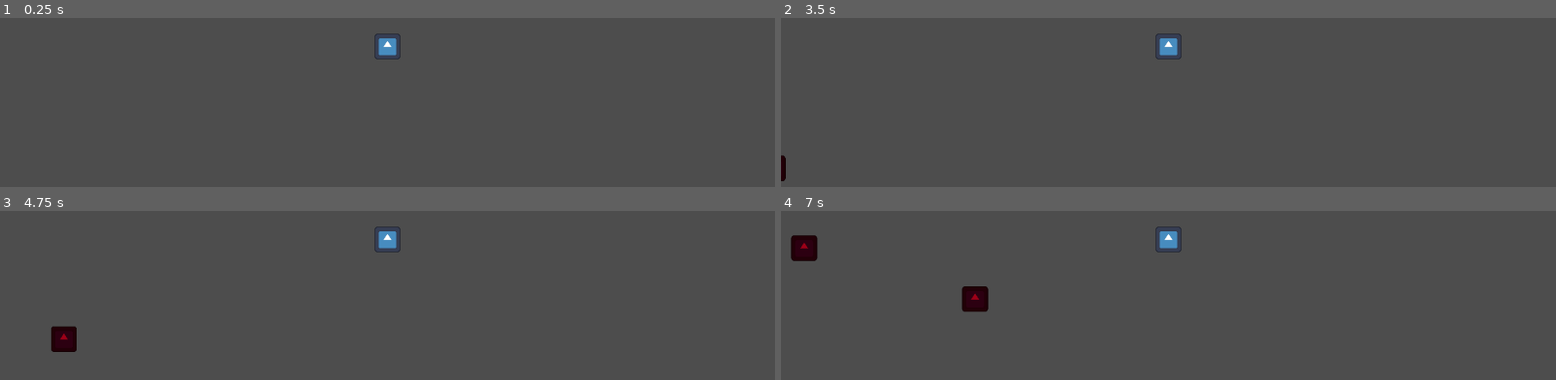
Above: before the commit, frames 1-4 (two rows, left to right).
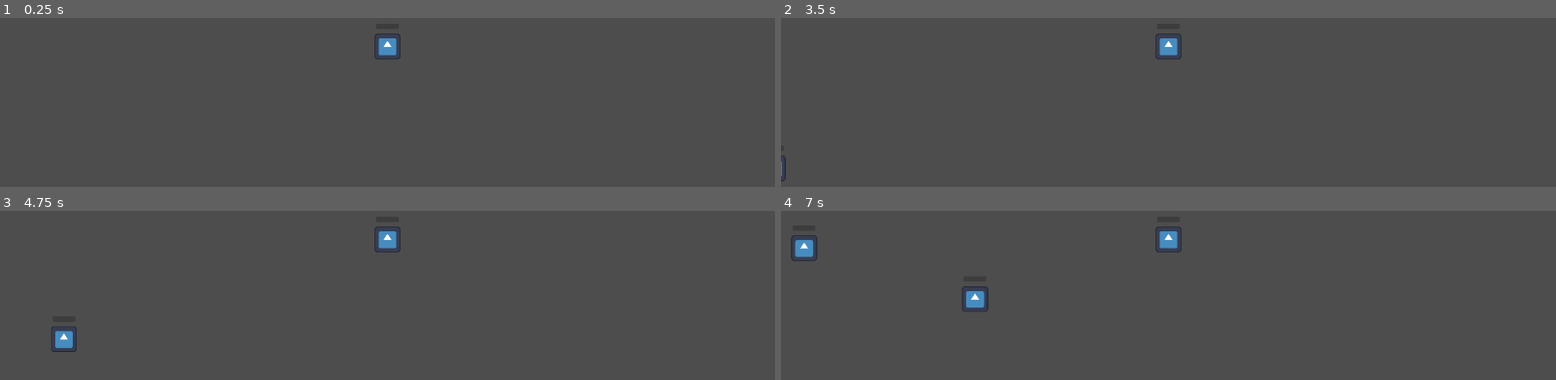
Above: after the commit, the same moments.

Repository: cosmincreato/mds
Game: Godot game, scene res://scenes/main_scene.tscn
Same seed, same stepped clock (60 frames per second), same inputs: the game is played once before the commit and once after it. The engine's default icon, where the game draws it, is replaced by a stand-in: a white triangle on a blue panel in a dark square.
Inputs:
- Up to frame 1 (0.25 s): no input
- Up to frame 2 (3.5 s): tap Enter at 0.5, 2 s; tap Space at 1.25, 2.75 s
- Up to frame 3 (4.75 s): tap Enter at 3.5 s
- Up to frame 4 (7 s): no input

The runs differ from the first frame. In frame 2, less than 0.1% of the frame differs, in the area x 0-1%, y 81-97%; in frame 3, 0.5%; in frame 4, 1.0%, in the area x 1-27%, y 14-60%.

Commit message:
healthbar

Diff:
--- a/scenes/base.tscn
+++ b/scenes/base.tscn
@@ -15,6 +15,8 @@
 texture = ExtResource("1_pvqg0")
 
 [node name="HealthBar" parent="." instance=ExtResource("2_baglu")]
+offset_top = -100.0
+offset_bottom = -100.0
 
 [node name="Area2D" type="Area2D" parent="."]
 script = ExtResource("4_h5ip5")
@@ -24,4 +26,5 @@
 scale = Vector2(1.1, 1.1)
 shape = SubResource("RectangleShape2D_t45w4")
 
+[connection signal="damage_taken" from="HealthBar" to="." method="_on_health_bar_damage_taken"]
 [connection signal="body_entered" from="Area2D" to="Area2D" method="_on_area_2d_body_entered"]
--- a/scenes/enemy.tscn
+++ b/scenes/enemy.tscn
@@ -9,7 +9,6 @@
 [sub_resource type="RectangleShape2D" id="RectangleShape2D_5uy6h"]
 
 [node name="Enemy" type="Node2D" groups=["enemies"]]
-modulate = Color(0.616149, 0, 0.0920914, 1)
 script = ExtResource("1_5uy6h")
 
 [node name="CharacterBody2D" type="CharacterBody2D" parent="."]
@@ -22,6 +21,11 @@
 scale = Vector2(6.5, 6.5)
 shape = SubResource("RectangleShape2D_5uy6h")
 
-[node name="HealthBar" parent="." instance=ExtResource("2_4ra3w")]
+[node name="HealthBar" parent="CharacterBody2D" instance=ExtResource("2_4ra3w")]
+offset_top = -100.0
+offset_bottom = -100.0
 
 [node name="Attack" parent="." instance=ExtResource("5_c4w8v")]
+
+[connection signal="damage_taken" from="CharacterBody2D/HealthBar" to="." method="_on_health_bar_damage_taken"]
+[connection signal="died" from="CharacterBody2D/HealthBar" to="." method="_on_health_bar_died"]
--- a/scenes/health_bar.tscn
+++ b/scenes/health_bar.tscn
@@ -1,6 +1,22 @@
-[gd_scene load_steps=2 format=3 uid="uid://dwkjaugy7ph2v"]
+[gd_scene load_steps=4 format=3 uid="uid://dwkjaugy7ph2v"]
 
 [ext_resource type="Script" uid="uid://cuiiigmkwokve" path="res://scripts/health_component.gd" id="1_m7ell"]
+[ext_resource type="Script" uid="uid://uoa5oljqppdq" path="res://scripts/progress_bar.gd" id="2_y3kqx"]
 
-[node name="HealthBar" type="Node"]
+[sub_resource type="Theme" id="Theme_y3kqx"]
+
+[node name="HealthBar" type="Control"]
+layout_mode = 3
+anchors_preset = 0
 script = ExtResource("1_m7ell")
+
+[node name="ProgressBar" type="ProgressBar" parent="."]
+offset_left = -57.0
+offset_top = -14.0
+offset_right = 56.0
+offset_bottom = 13.0
+theme = SubResource("Theme_y3kqx")
+show_percentage = false
+script = ExtResource("2_y3kqx")
+
+[connection signal="damage_taken" from="." to="ProgressBar" method="_on_health_bar_damage_taken"]
--- a/scripts/area_2d.gd
+++ b/scripts/area_2d.gd
@@ -2,9 +2,9 @@
 
 func _on_area_2d_body_entered(body: Node2D) -> void:
 	if body.get_parent().is_in_group("enemies"):
-		var enemy_health = body.get_parent().get_node("HealthBar")
+		var enemy_health = body.get_node("HealthBar")
 		var enemy_attack = body.get_parent().get_node("Attack")
 		var base_health = get_parent().get_node("HealthBar")
 		##
-		enemy_health.set_health(0)
-		base_health.set_health(base_health.health - enemy_attack.attack)
+		enemy_health.take_damage(enemy_health.health)
+		base_health.take_damage(enemy_attack.attack)
--- a/scripts/base.gd
+++ b/scripts/base.gd
@@ -1,12 +1,5 @@
 extends Node2D
 
-func _ready() -> void:
 
-	var health_bar: Node = $HealthBar
-	health_bar.health_changed.connect(_on_health_changed)
-
-func _on_health_changed(health : int) -> void:
-	print(health)
-	if health <= 0:
-		#queue_free()
-		pass
+func _on_health_bar_damage_taken(_new_health: int, amount: int) -> void:
+	print(name + " has taken " + str(amount) + " damage.")
--- a/scripts/enemy.gd
+++ b/scripts/enemy.gd
@@ -1,20 +1,19 @@
 extends Node2D
 
 # Nodul catre care se va deplasa inamicul
-var seeking : Node2D = null
+@export var seeking : Node2D = null
 var speed : int = 300
 
 func _ready() -> void:
-
-	var healthBar : Node = $HealthBar
-
 	# Dependency Injection pentru copiii care au nevoie de variabile din parinte
 	for child in get_children():
 		if child.has_method("set_dependencies"):
 			child.set_dependencies(self)
 
-	healthBar.health_changed.connect(_on_health_changed)
 
-func _on_health_changed(health : int) -> void:
-	if health <= 0:
-		queue_free()
+func _on_health_bar_damage_taken(_new_health: int, amount: int) -> void:
+	print(name + " has taken " + str(amount) + " damage.")
+
+
+func _on_health_bar_died() -> void:
+	queue_free()
--- a/scripts/health_component.gd
+++ b/scripts/health_component.gd
@@ -1,6 +1,8 @@
-extends Node
+extends Control
 
-signal health_changed(health)
+signal damage_taken(new_health : int, amount : int)
+signal healed(new_health : int, amount : int)
+signal died()
 
 @export var max_health: int = 1000
 var health: int
@@ -8,7 +10,25 @@
 func _ready() -> void:
 	health = max_health
 
+	# Dependency Injection pentru copiii care au nevoie de variabile din parinte
+	for child in get_children():
+		if child.has_method("set_dependencies"):
+			child.set_dependencies(self)
+
 # Poate functiona drept damage sau heal
-func set_health(amount: int) -> void:
-	health = amount
-	emit_signal("health_changed", health)
+func take_damage(amount : int):
+	health -= amount
+
+	if health <= 0:
+		health = 0
+		emit_signal("died")
+
+	emit_signal("damage_taken", health, amount)
+
+func heal(amount : int):
+	health += amount
+
+	if health > max_health:
+		health = max_health
+
+	emit_signal("healed", health, amount)
